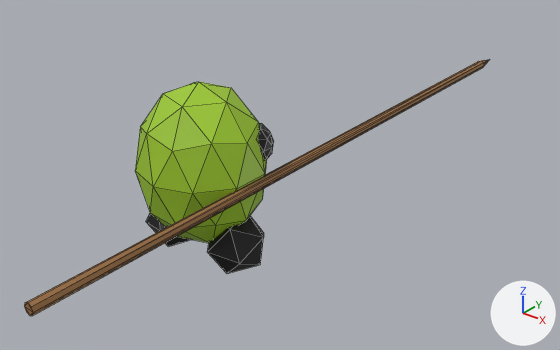
Before and after pictures for a commit that changed the glTF model public/models/edamame_spear_frames/stab/stab.f0011.glb.
Camera for both pictures: a 50 mm camera at (7.48, -7.5, 6.33) aimed at (-0.21, 2.11, 0.37). Arrows for +X, +Y and +Z are at lower right; the lights stay in place. Mesh edges are drawn as thin lines. Where no turn or scale is listed for an object, it has been applied to the vertices. Vertices at the same position are counted once.

The first picture shows 'Body.001'.
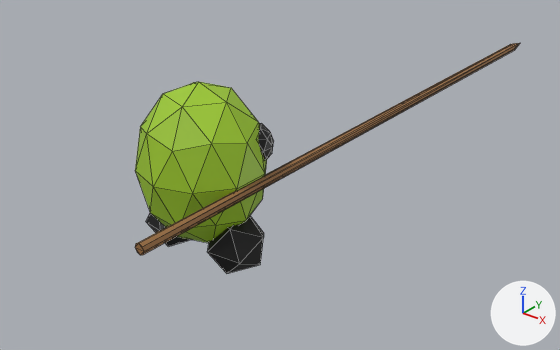
The change, as JSON lines over the scene's bpy script:
```json
{"block": "me_bodysubnode_001", "where": "me_bodysubnode_001.from_pydata(...)  # 174 vertices, 324 faces; spans x -1.08..1.08, y -3.74..7.82, z -0.15..2.7"}
{"block": "me_bodysubnode_001", "where": "# used by ob_body_001; location = (0.0, 0.0, 0.0)"}
{"block": "me_bodysubnode_001", "change": "me_bodysubnode_001 part 1: the loose piece of 24 vertices spanning x 0.87..1.04, y -3.74..7.82, z 1.22..1.39 is moved by (0.0, 1.61, 0.0)"}
```

Boxes [x1, y1, x2, y2] around the edits, measured in the pictures (560 x 350 px; the box of a moved part takes in the faces that stretch with it):
```json
{"object": "Body.001", "change": "reshaped", "before": [24, 59, 490, 316], "after": [135, 43, 520, 274], "on screen": "17% narrower, 10% shorter"}
{"part": 1, "of": "me_bodysubnode_001", "change": "moved or reshaped", "before": [24, 59, 490, 316], "after": [135, 43, 520, 255]}
```
